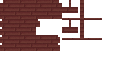
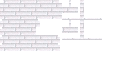
Comparing the layer stacks of the two w=128, h=64 images. Changes:
added layer "pale_oak_planks.png" above "crimson_planks.png" over [0, 0, 102, 51]
showed "crimson_planks.png" over [0, 0, 102, 51]
showed "warped_planks.png" over [0, 0, 102, 51]
showed "cherry_planks.png" over [0, 0, 102, 51]
